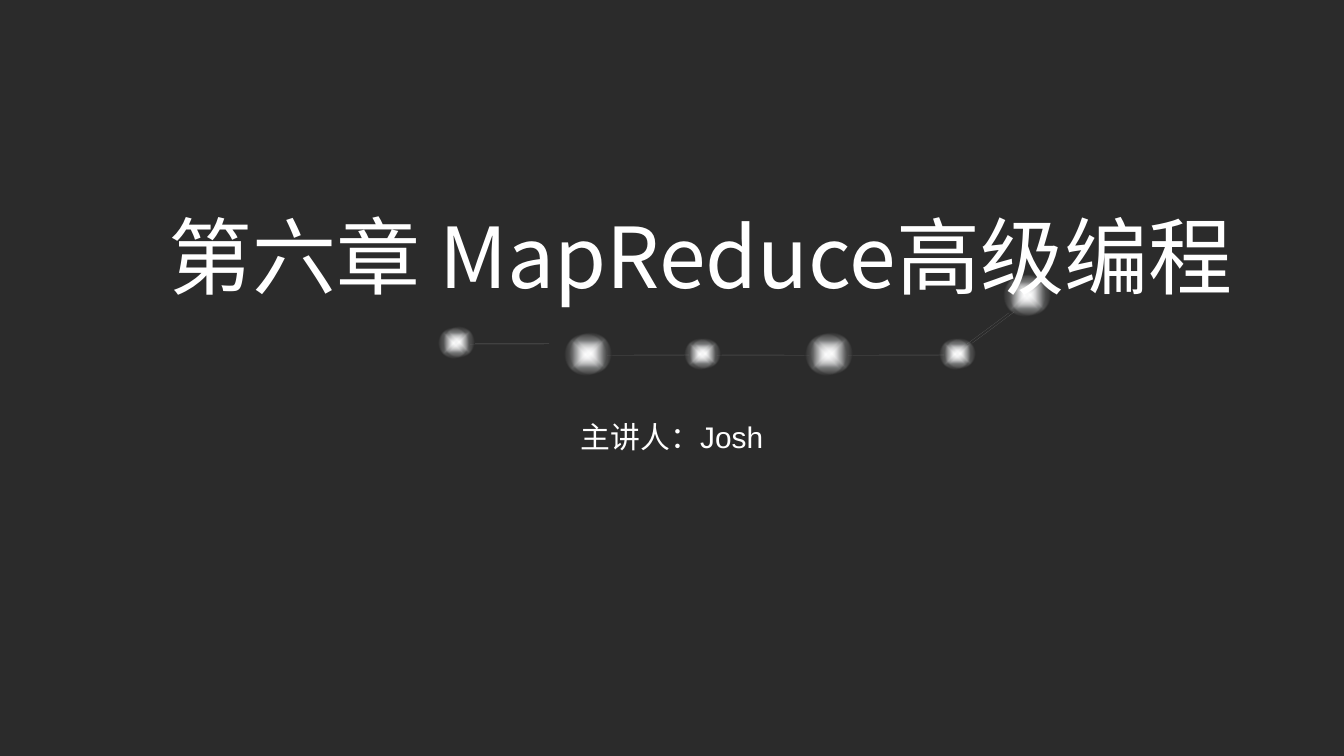
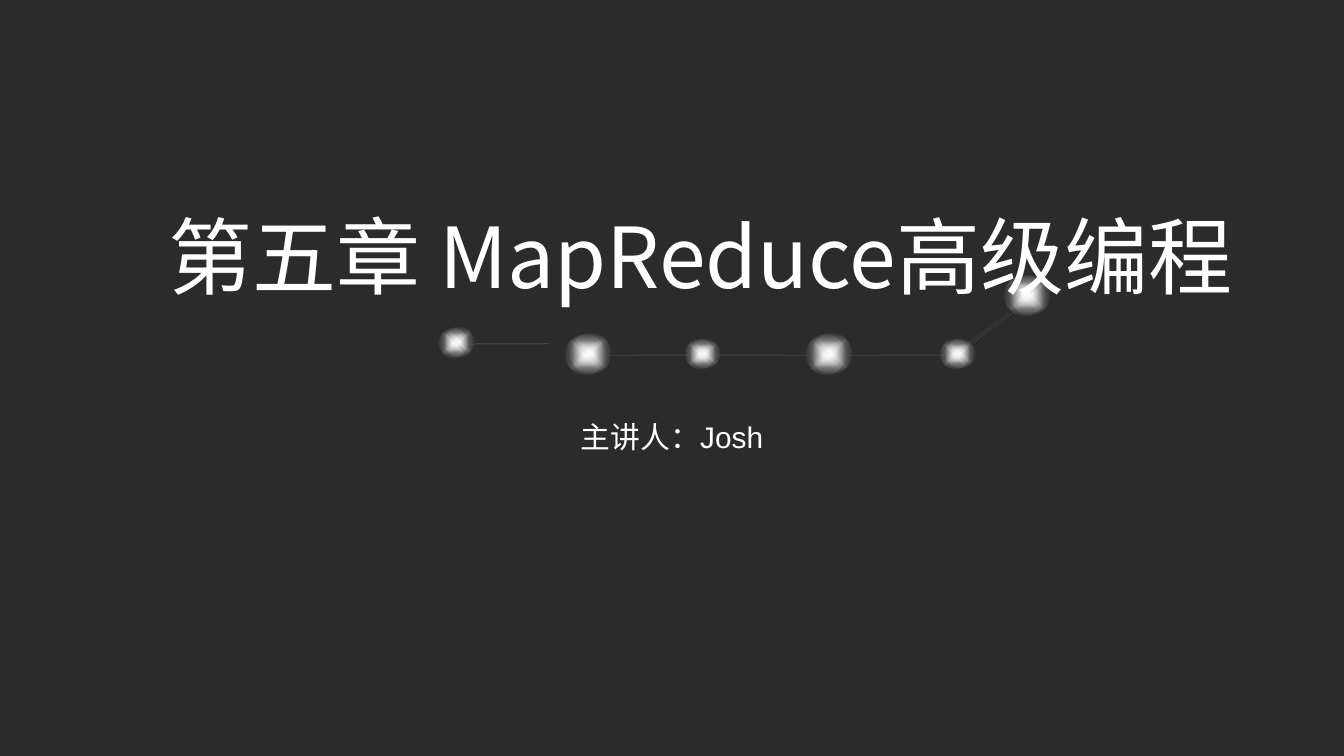
Before and after one commit to refuil/hadoopAction, a slide deck: slide 1 of 第五章 MapReduce高级程序设计.pptx. Drawn at 1344x756 pixels with LibreOffice and Linux fonts; fonts in the diff are those of the drawing; background and template pictures are left out; a plain dark background stands for a picture behind light text. Boxes give left, top, right and bottom in pixels: in the first picture for what was removed or moved away, otherwise in the second. Text is boxed around its words. In the diff, an @@ line names an element or a change of style, - is before the commit and + after.

```diff
--- a/第五章 MapReduce高级程序设计.pptx
+++ b/第五章 MapReduce高级程序设计.pptx
@@ text at <box>168,216,1232,309</box>: text changed @@
-第六章 MapReduce高级编程
+第五章 MapReduce高级编程
```
Also in this commit, not shown: 17 slides added, 3 slides removed, 19 other files.
